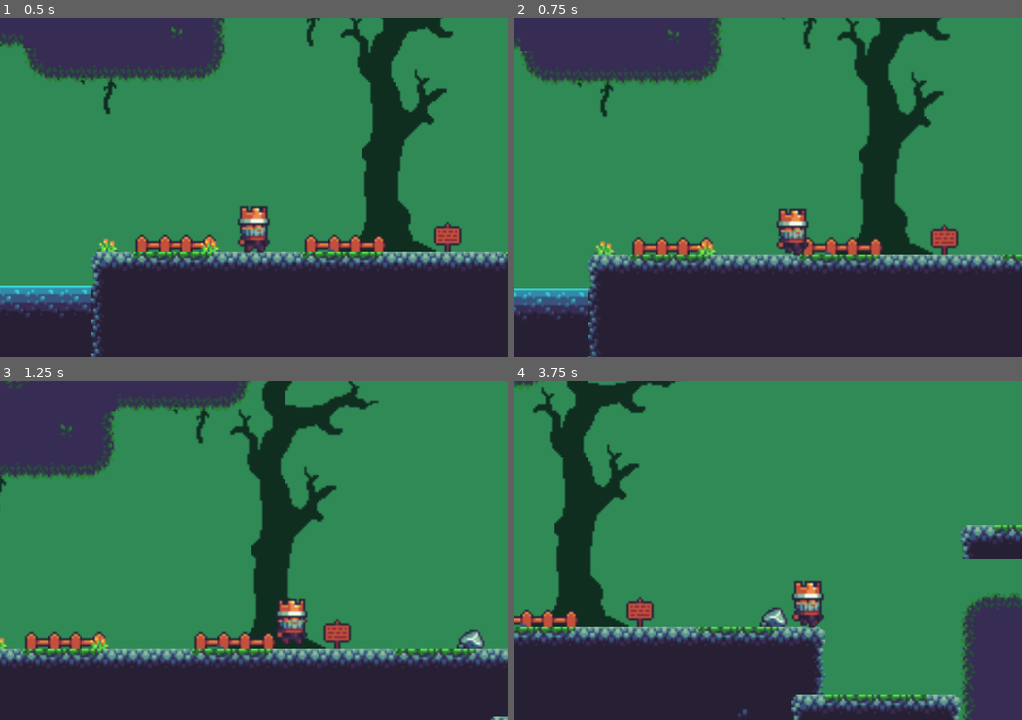
Above: before the commit, frames 1-4 (two rows, left to right).
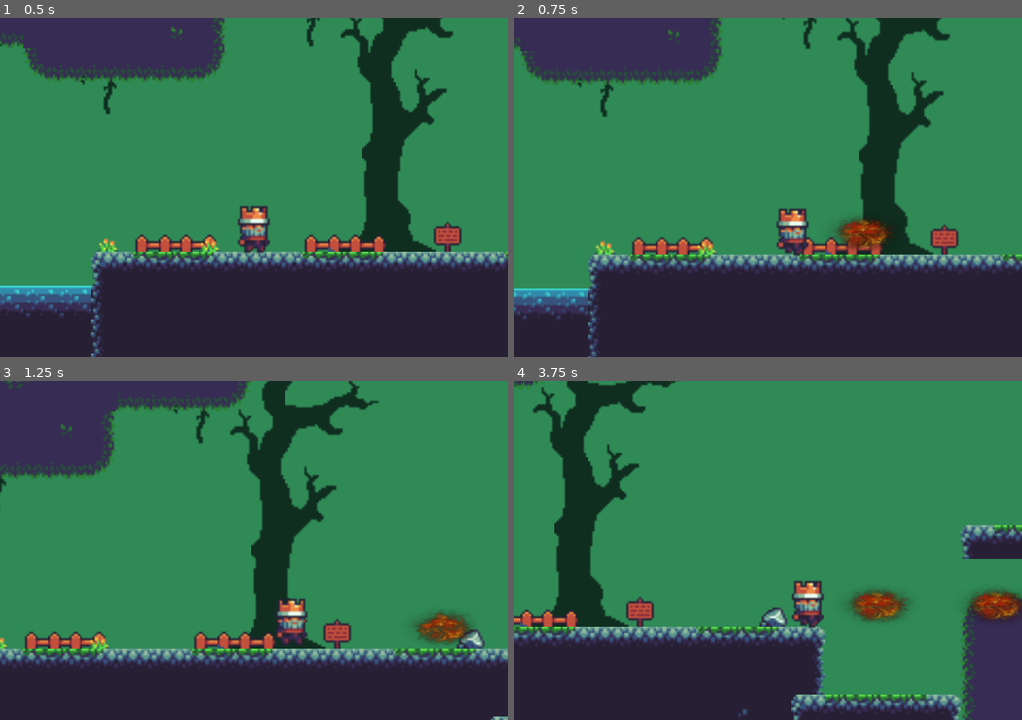
Above: after the commit, the same moments.

Repository: NicolasMazieres/GodotPlatformer
Game: Godot game, scene res://scenes/levels/level_parent.tscn
The game is run twice, just before and just after one commit, with the same random seed, the same clock (stepped at 60 frames per second) and the same inputs.
Inputs (mouse positions are in pixels of both pictures, inside the frame that each line leads up to):
- Up to frame 1 (0.5 s): no input
- Up to frame 2 (0.75 s): move the mouse to (879, 170) at 0.52 s; hold D (right) from 0.53 s (still down); right-click (879, 170) at 0.6 s
- Up to frame 3 (1.25 s): keep holding D (right); tap Space (jump) at 0.77 s
- Up to frame 4 (3.75 s): move the mouse to (666, 567) at 1.27 s; right-click (666, 567) at 1.35 s; tap Space (jump) at 1.52, 3.02 s; move the mouse to (818, 475) at 2.02 s; release D (right) at 2.03 s; hold A (left) 2.03-2.78 s; right-click (818, 475) at 2.1 s; move the mouse to (742, 618) at 2.77 s; hold D (right) from 2.78 s (still down); right-click (742, 618) at 2.85 s; move the mouse to (920, 601) at 3.52 s; right-click (920, 601) at 3.6 s

Frame 1 is identical in both runs. In frame 2, 0.8% of the frame differs, in the area x 63-75%, y 58-69%; in frame 3, 0.8%; in frame 4, 1.7%, in the area x 65-100%, y 61-72%.

Commit message:
feat: spell created and connected to the level

Diff:
--- a/graphics/icon.svg
+++ /dev/null
@@ -1 +0,0 @@
-<svg height="128" width="128" xmlns="http://www.w3.org/2000/svg"><rect x="2" y="2" width="124" height="124" rx="14" fill="#363d52" stroke="#212532" stroke-width="4"/><g transform="scale(.101) translate(122 122)"><g fill="#fff"><path d="M105 673v33q407 354 814 0v-33z"/><path fill="#478cbf" d="m105 673 152 14q12 1 15 14l4 67 132 10 8-61q2-11 15-15h162q13 4 15 15l8 61 132-10 4-67q3-13 15-14l152-14V427q30-39 56-81-35-59-83-108-43 20-82 47-40-37-88-64 7-51 8-102-59-28-123-42-26 43-46 89-49-7-98 0-20-46-46-89-64 14-123 42 1 51 8 102-48 27-88 64-39-27-82-47-48 49-83 108 26 42 56 81zm0 33v39c0 276 813 276 813 0v-39l-134 12-5 69q-2 10-14 13l-162 11q-12 0-16-11l-10-65H447l-10 65q-4 11-16 11l-162-11q-12-3-14-13l-5-69z"/><path d="M483 600c3 34 55 34 58 0v-86c-3-34-55-34-58 0z"/><circle cx="725" cy="526" r="90"/><circle cx="299" cy="526" r="90"/></g><g fill="#414042"><circle cx="307" cy="532" r="60"/><circle cx="717" cy="532" r="60"/></g></g></svg>
--- a/scenes/levels/level_parent.gd
+++ b/scenes/levels/level_parent.gd
@@ -2,6 +2,12 @@
 
 var spell_scene = preload("res://scenes/spells/spell.tscn")
 
-func _on_player_action_pressed():
-	var instance = spell_scene.instantiate()
-	$Spells.add_child(instance)
+func _on_player_action_pressed(pos, flip):
+	var spell = spell_scene.instantiate() as Area2D
+	spell.position = pos
+	if flip:
+		spell.direction.x = -1
+		spell.scale.x = -1
+		spell.position.x -= 46
+
+	$Spells.add_child(spell)
--- a/scenes/player/player.gd
+++ b/scenes/player/player.gd
@@ -1,6 +1,6 @@
 extends CharacterBody2D
 
-signal action_pressed
+signal action_pressed(position: Vector2, flip: bool)
 
 const SPEED = 100.0
 const JUMP_VELOCITY = -175.0
@@ -32,7 +32,7 @@
 
 	# Handle action
 	if Input.is_action_just_pressed("action"):
-		action_pressed.emit()
+		action_pressed.emit($SpellStartPosition.global_position, sprite.flip_h)
 
 	move_and_slide()
 	update_movement_animations(direction)
--- a/scenes/player/player.tscn
+++ b/scenes/player/player.tscn
@@ -105,13 +105,50 @@
 "values": [0, 1, 2, 3]
 }
 
+[sub_resource type="Animation" id="Animation_nd4j4"]
+resource_name = "spell"
+length = 0.75
+loop_mode = 2
+step = 0.25
+tracks/0/type = "value"
+tracks/0/imported = false
+tracks/0/enabled = true
+tracks/0/path = NodePath("Sprite2D:frame")
+tracks/0/interp = 1
+tracks/0/loop_wrap = true
+tracks/0/keys = {
+"times": PackedFloat32Array(0, 0.25, 0.5),
+"transitions": PackedFloat32Array(1, 1, 1),
+"update": 1,
+"values": [11, 13, 11]
+}
+
+[sub_resource type="Animation" id="Animation_b6vyk"]
+resource_name = "hit"
+length = 0.75
+step = 0.25
+tracks/0/type = "value"
+tracks/0/imported = false
+tracks/0/enabled = true
+tracks/0/path = NodePath("Sprite2D:frame")
+tracks/0/interp = 1
+tracks/0/loop_wrap = true
+tracks/0/keys = {
+"times": PackedFloat32Array(0, 0.25, 0.5),
+"transitions": PackedFloat32Array(1, 1, 1),
+"update": 1,
+"values": [8, 9, 8]
+}
+
 [sub_resource type="AnimationLibrary" id="AnimationLibrary_fusxw"]
 _data = {
 "RESET": SubResource("Animation_p3d3y"),
 "fall": SubResource("Animation_mnwkc"),
+"hit": SubResource("Animation_b6vyk"),
 "idle": SubResource("Animation_npjqh"),
 "jump": SubResource("Animation_q4wiv"),
 "run": SubResource("Animation_gbiru"),
+"spell": SubResource("Animation_nd4j4"),
 "walk": SubResource("Animation_ac8nv")
 }
 
@@ -134,3 +171,6 @@
 libraries = {
 "": SubResource("AnimationLibrary_fusxw")
 }
+
+[node name="SpellStartPosition" type="Marker2D" parent="."]
+position = Vector2(23, -2)
--- /dev/null
+++ b/scenes/spells/spell.gd
@@ -0,0 +1,10 @@
+extends Area2D
+
+var speed: int = 175
+var direction: Vector2 = Vector2.RIGHT
+
+func _process(delta):
+	position += direction * speed * delta
+
+func _on_timer_timeout():
+	queue_free()
--- a/scenes/spells/spell.tscn
+++ b/scenes/spells/spell.tscn
@@ -1,60 +1,84 @@
-[gd_scene load_steps=6 format=3 uid="uid://bfue4apnd6qxo"]
+[gd_scene load_steps=8 format=3 uid="uid://bfue4apnd6qxo"]
 
-[ext_resource type="Texture2D" uid="uid://btuj2onboaexm" path="res://graphics/swoosh.png" id="1_mrde7"]
+[ext_resource type="Texture2D" uid="uid://dwqjigsej47ku" path="res://graphics/addons/kenney_particle_pack/fire_01.png" id="1_0jnlh"]
+[ext_resource type="Script" path="res://scenes/spells/spell.gd" id="1_oqbwp"]
+[ext_resource type="Texture2D" uid="uid://c08ebghcd0lw" path="res://graphics/addons/kenney_particle_pack/smoke_01.png" id="2_3fk6q"]
+[ext_resource type="Texture2D" uid="uid://b81yrp84l1ap2" path="res://graphics/addons/kenney_particle_pack/fire_02.png" id="2_5hf33"]
+[ext_resource type="Texture2D" uid="uid://c471odqcpdj1k" path="res://graphics/addons/kenney_particle_pack/smoke_02.png" id="6_xldp2"]
 
 [sub_resource type="CapsuleShape2D" id="CapsuleShape2D_7e5j8"]
-height = 28.0
+radius = 7.0
+height = 24.0
 
-[sub_resource type="Animation" id="Animation_hw1wt"]
-length = 0.001
-tracks/0/type = "value"
-tracks/0/imported = false
-tracks/0/enabled = true
-tracks/0/path = NodePath("Sprite2D:frame")
-tracks/0/interp = 1
-tracks/0/loop_wrap = true
-tracks/0/keys = {
-"times": PackedFloat32Array(0),
-"transitions": PackedFloat32Array(1),
-"update": 1,
-"values": [0]
-}
-
-[sub_resource type="Animation" id="Animation_gk8li"]
-resource_name = "swoosh"
-step = 0.25
-tracks/0/type = "value"
-tracks/0/imported = false
-tracks/0/enabled = true
-tracks/0/path = NodePath("Sprite2D:frame")
-tracks/0/interp = 1
-tracks/0/loop_wrap = true
-tracks/0/keys = {
-"times": PackedFloat32Array(0, 0.25, 0.5, 0.75),
-"transitions": PackedFloat32Array(1, 1, 1, 1),
-"update": 1,
-"values": [0, 1, 2, 3]
-}
-
-[sub_resource type="AnimationLibrary" id="AnimationLibrary_i1lm8"]
-_data = {
-"RESET": SubResource("Animation_hw1wt"),
-"swoosh": SubResource("Animation_gk8li")
-}
+[sub_resource type="SpriteFrames" id="SpriteFrames_qk8dx"]
+animations = [{
+"frames": [{
+"duration": 1.0,
+"texture": ExtResource("1_0jnlh")
+}, {
+"duration": 1.0,
+"texture": ExtResource("2_5hf33")
+}],
+"loop": true,
+"name": &"fire",
+"speed": 5.0
+}, {
+"frames": [{
+"duration": 1.0,
+"texture": ExtResource("2_3fk6q")
+}, {
+"duration": 1.0,
+"texture": ExtResource("6_xldp2")
+}],
+"loop": true,
+"name": &"smoke",
+"speed": 5.0
+}]
 
 [node name="Spell" type="Area2D"]
 collision_layer = 16
 collision_mask = 10
-
-[node name="Sprite2D" type="Sprite2D" parent="."]
-position = Vector2(-6, -2)
-texture = ExtResource("1_mrde7")
-hframes = 4
+script = ExtResource("1_oqbwp")
 
 [node name="CollisionShape2D" type="CollisionShape2D" parent="."]
+rotation = 1.5708
 shape = SubResource("CapsuleShape2D_7e5j8")
 
-[node name="AnimationPlayer" type="AnimationPlayer" parent="."]
-libraries = {
-"": SubResource("AnimationLibrary_i1lm8")
-}
+[node name="AnimatedSprite2D3" type="AnimatedSprite2D" parent="."]
+modulate = Color(1, 0.317647, 0.137255, 1)
+scale = Vector2(0.1, 0.05)
+sprite_frames = SubResource("SpriteFrames_qk8dx")
+animation = &"smoke"
+autoplay = "fire"
+frame_progress = 0.545422
+
+[node name="AnimatedSprite2D" type="AnimatedSprite2D" parent="."]
+modulate = Color(0.733333, 0.14902, 0.101961, 1)
+scale = Vector2(0.1, 0.05)
+sprite_frames = SubResource("SpriteFrames_qk8dx")
+animation = &"fire"
+autoplay = "fire"
+frame_progress = 0.0635106
+
+[node name="AnimatedSprite2D2" type="AnimatedSprite2D" parent="."]
+modulate = Color(0.945098, 0.705882, 0.12549, 1)
+scale = Vector2(0.1, 0.05)
+sprite_frames = SubResource("SpriteFrames_qk8dx")
+animation = &"fire"
+autoplay = "fire"
+frame_progress = 0.787092
+
+[node name="AnimatedSprite2D4" type="AnimatedSprite2D" parent="."]
+modulate = Color(0.780392, 0.117647, 0, 1)
+position = Vector2(9.53674e-07, -2.38419e-07)
+scale = Vector2(0.08, 0.04)
+sprite_frames = SubResource("SpriteFrames_qk8dx")
+animation = &"smoke"
+autoplay = "smoke"
+frame_progress = 0.653539
+
+[node name="Timer" type="Timer" parent="."]
+one_shot = true
+autostart = true
+
+[connection signal="timeout" from="Timer" to="." method="_on_timer_timeout"]
Not shown, added: graphics/addons/kenney_particle_pack/LICENSE.txt
Binary file added: graphics/addons/kenney_particle_pack/circle_01.png
Not shown, added: graphics/addons/kenney_particle_pack/circle_01.png.import
Binary file added: graphics/addons/kenney_particle_pack/circle_02.png
Not shown, added: graphics/addons/kenney_particle_pack/circle_02.png.import
Binary file added: graphics/addons/kenney_particle_pack/circle_03.png
Not shown, added: graphics/addons/kenney_particle_pack/circle_03.png.import
Binary file added: graphics/addons/kenney_particle_pack/circle_04.png
Not shown, added: graphics/addons/kenney_particle_pack/circle_04.png.import
Binary file added: graphics/addons/kenney_particle_pack/circle_05.png
Not shown, added: graphics/addons/kenney_particle_pack/circle_05.png.import
Binary file added: graphics/addons/kenney_particle_pack/dirt_01.png
(and 182 more such lines)
